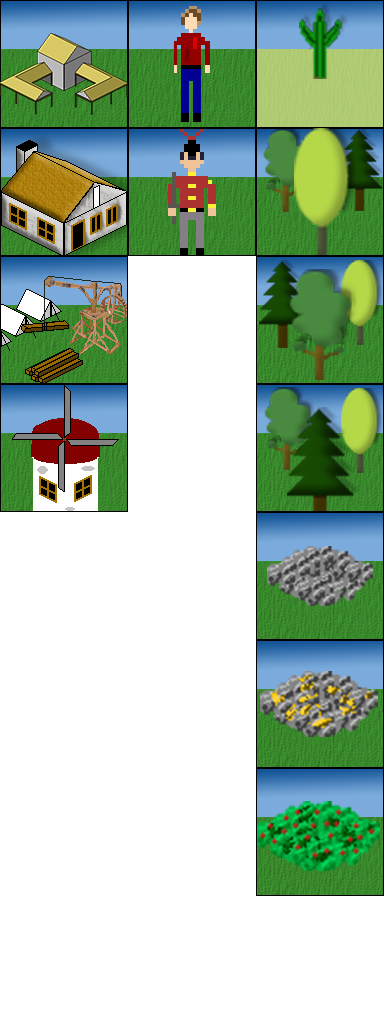
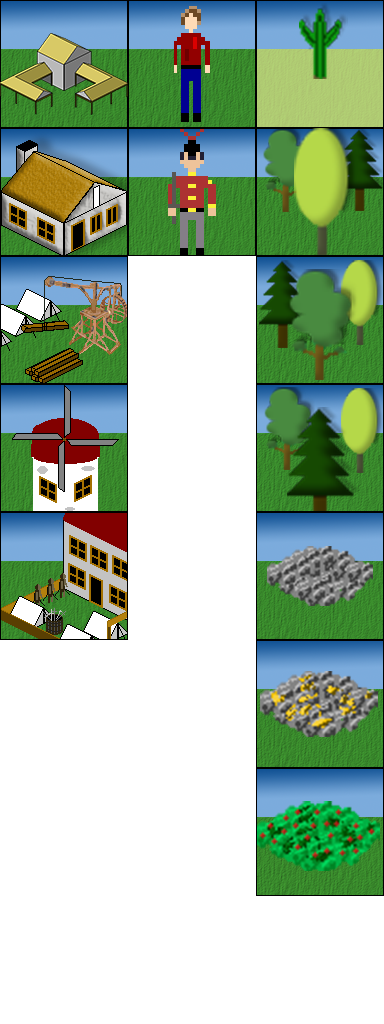
Revision of a layered (384, 1024) image; what changed, layer by layer:
added layer "Layer 4" above "Layer 3" over left=0, top=512, right=128, bottom=640
